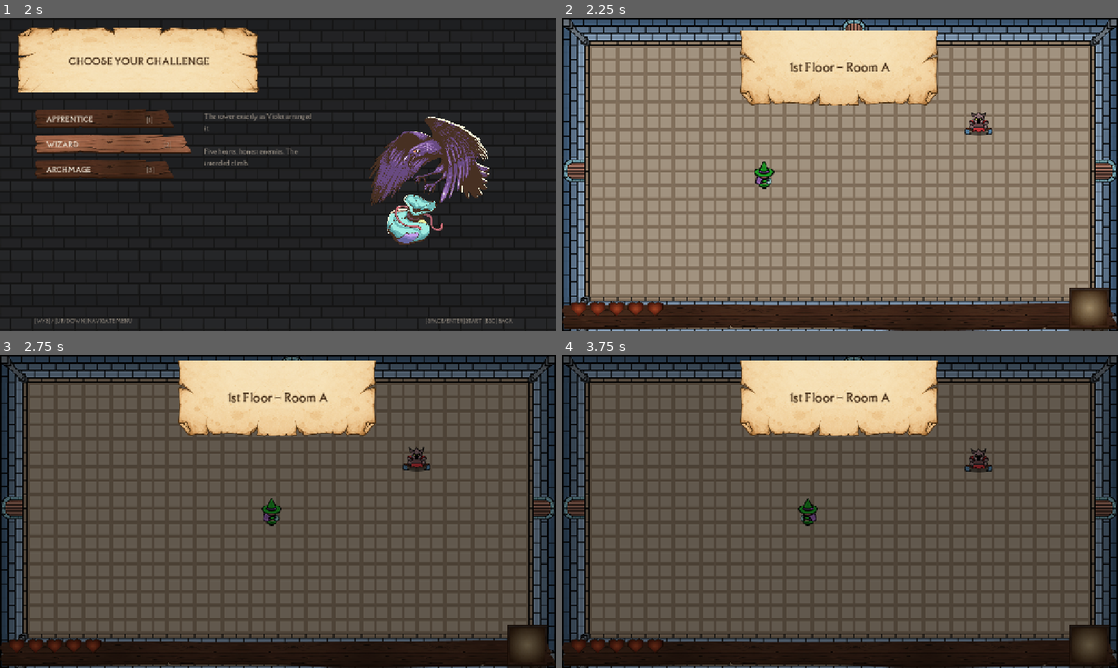
Above: before the commit, frames 1-4 (two rows, left to right).
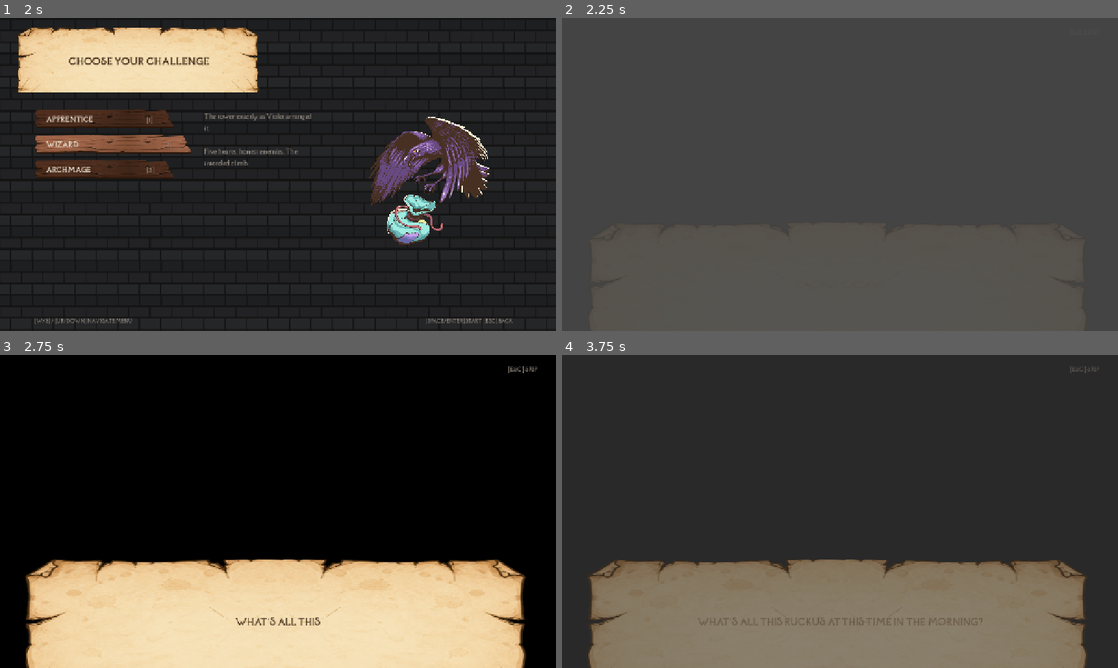
Above: after the commit, the same moments.

Repository: caiooliveira-tech/The-Bag-of-Holding
Game: Godot game, scene res://ui/menu/title_screen.tscn
Same seed, same stepped clock (60 frames per second), same inputs: the game is played once before the commit and once after it.
Inputs (mouse positions are in pixels of both pictures, inside the frame that each line leads up to):
- Up to frame 1 (2 s): tap Enter at 0.5 s; move the mouse to (400, 158) at 0.52 s; hold D (move_right) 0.53-1.25 s; hold Space (attack) 0.53-1.25 s; click (400, 158) at 0.67 s; drag from (166, 190) to (250, 237) at 1.27 s
- Up to frame 2 (2.25 s): tap Enter at 2 s; move the mouse to (895, 105) at 2.02 s; hold D (move_right) from 2.03 s (still down); tap E (special) at 2.1 s; click (895, 105) at 2.17 s
- Up to frame 3 (2.75 s): keep holding D (move_right)
- Up to frame 4 (3.75 s): release D (move_right) at 2.75 s; drag from (812, 574) to (578, 508) at 2.77 s; move the mouse to (1006, 558) at 3.52 s; hold A (move_left) from 3.53 s (still down); tap 2 at 3.6 s; click (1006, 558) at 3.67 s

Frame 1 is identical in both runs. In frame 2, 98% of the frame differs, in the area x 0-100%, y 0-100%; in frame 3, 96%; in frame 4, 96%.

Commit message:
Spec 023: implement cutscenes — data-driven player + 12-frame intro
- systems/cutscenes/: CutsceneFrameResource (text / art / layout / optional
  sfx) + CutsceneResource (frames + next_scene_path) + intro.tres with all 12
  storyboard frames. Adding the ending cutscene later is pure data.
- ui/cutscene/cutscene_player.gd|tscn + intro_cutscene.tscn: renders both
  storyboard layouts — DIALOGUE (art perched on a full-bleed bg.png banner,
  centered ink text) and READING (letter/Bag on one side, Euclidus's words in
  light text on the other, no banner). Typewriter reveal where a press
  completes the line and the next advances; ESC skips; cross-fade between
  beats. Built on Spec 022's MenuUI tokens, so it matches the front-end.
- Flow: New Game -> difficulty -> cutscene -> room_01, gated once per launch
  by GameState.intro_seen (session-only; no save system) so repeat testers and
  jam judges aren't forced to rewatch.
- Assets imported to assets/cutscenes/ (raven, letter, bag) from Design's
  delivery; img-main-menu.png couldn't be reused (crow and bag combined).

Layout tuned against the storyboard after a screenshot pass: the banner now
bleeds off the bottom edge (a centered 880px banner left margins the mockups
don't have) and the skip hint moved to the top-right, where the banner can't
swallow it.

Verified: smoke +4 data checks (12 frames, valid next scene, 10 art frames,
3 reading frames), 59/59 SMOKE PASS; layouts confirmed by scripted
screenshots; boot clean.

Docs synced: Spec 023 -> Implemented (with the two open questions resolved as
shipped), tracker, learning-journal.

Co-Authored-By: Claude Opus 4.8 <noreply@anthropic.com>

Diff:
--- a/autoloads/game_state.gd
+++ b/autoloads/game_state.gd
@@ -26,6 +26,11 @@
 	preload("res://systems/magic_items/magnetic_horseshoe.tres"),
 ]
 
+## Intro cutscene shown at least once this launch (Spec 023). Session-only —
+## no save system — so repeat testers and jam judges aren't forced to rewatch,
+## but a fresh launch always tells the story.
+var intro_seen: bool = false
+
 ## The run's draw pool (Spec 017): starts at Fire Orb, grows via door pickups.
 ## Empty = "no run active" — the Bag then falls back to its static .tres pool
 ## (dev scene runs and the smoke test's injected pools keep working).
--- /dev/null
+++ b/systems/cutscenes/cutscene_frame_resource.gd
@@ -0,0 +1,16 @@
+## One beat of a cutscene (Spec 023). Data only — the player scene renders it.
+## Authoring a new frame is an editor operation, never a code change.
+class_name CutsceneFrameResource
+extends Resource
+
+## DIALOGUE: art above, parchment banner below with centered ink text (speech).
+## READING_*: the prop fills one side, the written words sit on the other side
+## with no banner — the player reading over Shoelace's shoulder.
+enum Layout { DIALOGUE, READING_LEFT, READING_RIGHT }
+
+@export_multiline var text: String = ""
+## Optional: frames 1-2 of the intro show no art (the caw is off-screen).
+@export var art: Texture2D
+@export var layout: Layout = Layout.DIALOGUE
+## Optional AudioManager SFX key played when the frame opens.
+@export var sfx: StringName = &""
--- /dev/null
+++ b/systems/cutscenes/cutscene_resource.gd
@@ -0,0 +1,8 @@
+## A whole cutscene (Spec 023): an ordered list of frames plus where to go when
+## it ends (or is skipped). One .tres per cutscene, so adding the ending scene
+## later is pure data — no new code, same lesson as the magic-item framework.
+class_name CutsceneResource
+extends Resource
+
+@export var frames: Array[CutsceneFrameResource] = []
+@export_file("*.tscn") var next_scene_path: String = ""
--- /dev/null
+++ b/systems/cutscenes/intro.tres
@@ -0,0 +1,73 @@
+[gd_resource type="Resource" script_class="CutsceneResource" load_steps=18 format=3]
+
+[ext_resource type="Script" uid="uid://c3lxqjib5t4x6" path="res://systems/cutscenes/cutscene_frame_resource.gd" id="1"]
+[ext_resource type="Script" uid="uid://dksy8vb6aqdib" path="res://systems/cutscenes/cutscene_resource.gd" id="2"]
+[ext_resource type="Texture2D" uid="uid://xrl51yjumlfg" path="res://assets/cutscenes/raven.png" id="3"]
+[ext_resource type="Texture2D" uid="uid://c1ttmejkcsgmt" path="res://assets/cutscenes/letter.png" id="4"]
+[ext_resource type="Texture2D" uid="uid://b8xltt65g4lsk" path="res://assets/cutscenes/bag.png" id="5"]
+
+[sub_resource type="Resource" id="frame_01"]
+script = ExtResource("1")
+text = "CACAW!  CACAW!"
+
+[sub_resource type="Resource" id="frame_02"]
+script = ExtResource("1")
+text = "WHAT'S ALL THIS RUCKUS AT THIS TIME IN THE MORNING?"
+
+[sub_resource type="Resource" id="frame_03"]
+script = ExtResource("1")
+text = "CACAW!  CACAW!"
+art = ExtResource("3")
+
+[sub_resource type="Resource" id="frame_04"]
+script = ExtResource("1")
+text = "OH, IT'S MY MASTER'S RAVEN.\nWHAT IS IT ELIZA?\nDID YOU ESCAPE AGAIN?"
+art = ExtResource("3")
+
+[sub_resource type="Resource" id="frame_05"]
+script = ExtResource("1")
+text = "YOU HAVE A LETTER,\nAND... AN OLD BAG??"
+art = ExtResource("3")
+
+[sub_resource type="Resource" id="frame_06"]
+script = ExtResource("1")
+text = "MY DEAR SHOELACE.\n\nSHE HAS FOUND ME. AND LOCKED ME. IN MY OWN TOWER.\n\nI NEED HELP. I CAN'T DO MAGIC ANYMORE.\n\nPLEASE COME TO THE TOWER AND HELP ME."
+art = ExtResource("4")
+layout = 1
+
+[sub_resource type="Resource" id="frame_07"]
+script = ExtResource("1")
+text = "THIS IS MY BAG OF HOLDING.\n\nUSE IT.  WHATEVER YOU PUT IN IT WILL STAY THERE UNTIL YOU DIE. EVEN IF YOU TAKE IT OUT.\n\nUSE IT TO TURN MY MAGIC OBJECTS INTO WEAPONS. BUT BEWARE THEIR DANGER."
+art = ExtResource("5")
+layout = 2
+
+[sub_resource type="Resource" id="frame_08"]
+script = ExtResource("1")
+text = "AND BEWARE OF HER. SHE IS EVIL AND VERY, VERY ANGRY.\n\nTRUST NO ONE IN THE TOWER. MADNESS IS RUNNING FREE.\n\nTRY NOT TO DIE.\n\nYOUR MASTER,\nEUCLIDUS"
+art = ExtResource("5")
+layout = 2
+
+[sub_resource type="Resource" id="frame_09"]
+script = ExtResource("1")
+text = "MASTER EUCLIDUS IS TRAPPED?\nWHO IS SHE???"
+art = ExtResource("5")
+
+[sub_resource type="Resource" id="frame_10"]
+script = ExtResource("1")
+text = "WHAT DO I DO???"
+art = ExtResource("5")
+
+[sub_resource type="Resource" id="frame_11"]
+script = ExtResource("1")
+text = "CACAW!  CACAW!"
+art = ExtResource("3")
+
+[sub_resource type="Resource" id="frame_12"]
+script = ExtResource("1")
+text = "YOU'RE RIGHT, ELIZA. I HAVE NO CHOICE.\nI'LL TAKE THE BAG TO THE TOWER AND\nHOPE FOR THE BEST."
+art = ExtResource("3")
+
+[resource]
+script = ExtResource("2")
+frames = Array[ExtResource("1")]([SubResource("frame_01"), SubResource("frame_02"), SubResource("frame_03"), SubResource("frame_04"), SubResource("frame_05"), SubResource("frame_06"), SubResource("frame_07"), SubResource("frame_08"), SubResource("frame_09"), SubResource("frame_10"), SubResource("frame_11"), SubResource("frame_12")])
+next_scene_path = "res://rooms/room_01.tscn"
--- a/tests/smoke_test.gd
+++ b/tests/smoke_test.gd
@@ -437,6 +437,25 @@
 	magnet_point.queue_free()
 	await get_tree().process_frame
 
+	# ---- Section 15: intro cutscene data (Spec 023) ----
+	var intro: CutsceneResource = load("res://systems/cutscenes/intro.tres")
+	_check(intro != null and intro.frames.size() == 12, "intro cutscene has 12 frames")
+	_check(intro != null and ResourceLoader.exists(intro.next_scene_path),
+			"cutscene next_scene_path points at a real scene")
+	var art_frames := 0
+	var reading_frames := 0
+	for frame in intro.frames:
+		if frame.text.is_empty():
+			_failures += 1
+			printerr("  FAIL - cutscene frame with empty text")
+			break
+		if frame.art != null:
+			art_frames += 1
+		if frame.layout != CutsceneFrameResource.Layout.DIALOGUE:
+			reading_frames += 1
+	_check(art_frames == 10, "10 frames carry art (first two are off-screen caws)")
+	_check(reading_frames == 3, "3 reading-layout frames (the letter and the Bag)")
+
 	if _failures == 0:
 		print("SMOKE PASS: fire orb + ursula core loops OK")
 	else:
--- /dev/null
+++ b/ui/cutscene/cutscene_player.gd
@@ -0,0 +1,168 @@
+## Cutscene player (Spec 023). Renders a CutsceneResource frame by frame:
+## typewriter text, press to complete, press again to advance, ESC to skip.
+## Presentation only — a standalone scene, so no gameplay is running behind it.
+extends Control
+
+## Assigned in the .tscn; swap it (or duplicate the scene) for another cutscene.
+@export var cutscene: CutsceneResource
+
+const REVEAL_CHARS_PER_SEC: float = 42.0
+const FADE_SECONDS: float = 0.25
+
+var _index: int = -1
+var _revealing: bool = false
+var _leaving: bool = false
+var _reveal_tween: Tween
+
+var _art: TextureRect
+var _banner: TextureRect
+var _text: Label
+var _skip_hint: Label
+
+
+func _ready() -> void:
+	_build()
+	if cutscene == null or cutscene.frames.is_empty():
+		_leave()
+		return
+	_advance()
+
+
+func _build() -> void:
+	var backdrop := ColorRect.new()
+	backdrop.color = Color.BLACK
+	backdrop.set_anchors_preset(Control.PRESET_FULL_RECT)
+	backdrop.mouse_filter = Control.MOUSE_FILTER_IGNORE
+	add_child(backdrop)
+
+	_art = TextureRect.new()
+	_art.expand_mode = TextureRect.EXPAND_IGNORE_SIZE
+	_art.stretch_mode = TextureRect.STRETCH_KEEP_ASPECT_CENTERED
+	_art.mouse_filter = Control.MOUSE_FILTER_IGNORE
+	add_child(_art)
+
+	_banner = TextureRect.new()
+	_banner.texture = MenuUI.BANNER
+	_banner.expand_mode = TextureRect.EXPAND_IGNORE_SIZE
+	_banner.stretch_mode = TextureRect.STRETCH_SCALE
+	_banner.mouse_filter = Control.MOUSE_FILTER_IGNORE
+	add_child(_banner)
+
+	_text = MenuUI.label("", MenuUI.FONT_SEMI, 22, MenuUI.INK)
+	_text.autowrap_mode = TextServer.AUTOWRAP_WORD_SMART
+	add_child(_text)
+
+	# Top-right, over the black backdrop: the banner would swallow it at the
+	# bottom, and light ink on parchment reads poorly.
+	_skip_hint = MenuUI.label("[ESC] SKIP", MenuUI.FONT_REG, 14, MenuUI.LIGHT_MUTED)
+	_skip_hint.position = Vector2(MenuUI.SCREEN.x - 110.0, 22.0)
+	add_child(_skip_hint)
+
+
+## Lay out the frame for its mode, then start the typewriter.
+func _show_frame(frame: CutsceneFrameResource) -> void:
+	_art.visible = frame.art != null
+	_art.texture = frame.art
+	var dialogue := frame.layout == CutsceneFrameResource.Layout.DIALOGUE
+	_banner.visible = dialogue
+
+	if dialogue:
+		# Banner bleeds off the bottom edge and the art perches on it, so the
+		# speaker and their words read as one unit (Design's storyboard).
+		var banner_size := Vector2(1160, 320)
+		_banner.position = Vector2((MenuUI.SCREEN.x - banner_size.x) * 0.5,
+				MenuUI.SCREEN.y - banner_size.y + 70.0)
+		_banner.size = banner_size
+		_art.size = Vector2(620, 450)
+		_art.position = Vector2((MenuUI.SCREEN.x - _art.size.x) * 0.5,
+				_banner.position.y - _art.size.y + 30.0)
+		_text.horizontal_alignment = HORIZONTAL_ALIGNMENT_CENTER
+		_text.vertical_alignment = VERTICAL_ALIGNMENT_CENTER
+		_text.add_theme_color_override("font_color", MenuUI.INK)
+		_text.position = _banner.position + Vector2(110.0, 80.0)
+		_text.size = Vector2(banner_size.x - 220.0, 130.0)
+	else:
+		# Reading: prop on one side, Euclidus's words in light text on the other.
+		var art_left := frame.layout == CutsceneFrameResource.Layout.READING_LEFT
+		var half := MenuUI.SCREEN.x * 0.5
+		_art.size = Vector2(560, 560)
+		_art.position = Vector2(40.0 if art_left else half + 60.0, 80.0)
+		_text.horizontal_alignment = HORIZONTAL_ALIGNMENT_LEFT
+		_text.vertical_alignment = VERTICAL_ALIGNMENT_CENTER
+		_text.add_theme_color_override("font_color", MenuUI.LIGHT)
+		_text.position = Vector2(half + 60.0 if art_left else 80.0, 120.0)
+		_text.size = Vector2(520, 480)
+
+	if frame.sfx != &"":
+		AudioManager.play_sfx(frame.sfx)
+	_reveal(frame.text)
+
+
+## Typewriter: reveal by character count so a press can complete it instantly.
+func _reveal(text: String) -> void:
+	_text.text = text
+	_text.visible_characters = 0
+	_revealing = true
+	if _reveal_tween != null and _reveal_tween.is_valid():
+		_reveal_tween.kill()
+	var duration := float(text.length()) / REVEAL_CHARS_PER_SEC
+	_reveal_tween = create_tween()
+	_reveal_tween.tween_property(_text, "visible_characters", text.length(), duration)
+	_reveal_tween.tween_callback(func() -> void: _revealing = false)
+
+
+func _complete_reveal() -> void:
+	if _reveal_tween != null and _reveal_tween.is_valid():
+		_reveal_tween.kill()
+	_text.visible_characters = -1
+	_revealing = false
+
+
+func _advance() -> void:
+	_index += 1
+	if _index >= cutscene.frames.size():
+		_leave()
+		return
+	var frame := cutscene.frames[_index]
+	# Cross-fade between beats so art swaps read as a cut, not a pop.
+	if _index == 0:
+		_show_frame(frame)
+		modulate.a = 0.0
+		create_tween().tween_property(self, "modulate:a", 1.0, FADE_SECONDS * 2.0)
+		return
+	var tween := create_tween()
+	tween.tween_property(self, "modulate:a", 0.0, FADE_SECONDS)
+	tween.tween_callback(_show_frame.bind(frame))
+	tween.tween_property(self, "modulate:a", 1.0, FADE_SECONDS)
+
+
+func _leave() -> void:
+	if _leaving:
+		return
+	_leaving = true
+	# The intro has been watched (or skipped) — don't replay it this session.
+	GameState.intro_seen = true
+	var target := cutscene.next_scene_path if cutscene != null else ""
+	if target.is_empty():
+		return
+	get_tree().change_scene_to_file.bind(target).call_deferred()
+
+
+func _unhandled_input(event: InputEvent) -> void:
+	if _leaving:
+		return
+	if event.is_action_pressed(&"ui_cancel"):
+		AudioManager.play_sfx(&"button_clicked")
+		_leave()
+		return
+	var pressed_key: bool = event is InputEventKey and event.pressed and not event.echo
+	var pressed_pad: bool = event is InputEventJoypadButton and event.pressed
+	var pressed_click: bool = event is InputEventMouseButton and event.pressed
+	if not (pressed_key or pressed_pad or pressed_click):
+		return
+	# First press completes the line, the next one advances — never punishes
+	# an eager reader by skipping a beat they haven't seen yet.
+	if _revealing:
+		_complete_reveal()
+	else:
+		_advance()
--- /dev/null
+++ b/ui/cutscene/intro_cutscene.tscn
@@ -0,0 +1,12 @@
+[gd_scene load_steps=3 format=3]
+
+[ext_resource type="Script" uid="uid://bq88prjoygooy" path="res://ui/cutscene/cutscene_player.gd" id="1"]
+[ext_resource type="Resource" path="res://systems/cutscenes/intro.tres" id="2"]
+
+[node name="IntroCutscene" type="Control"]
+layout_mode = 3
+anchors_preset = 15
+anchor_right = 1.0
+anchor_bottom = 1.0
+script = ExtResource("1")
+cutscene = ExtResource("2")
--- a/ui/menu/difficulty_select.gd
+++ b/ui/menu/difficulty_select.gd
@@ -6,6 +6,7 @@
 extends Control
 
 const ROOM_01 := "res://rooms/room_01.tscn"
+const INTRO_CUTSCENE := "res://ui/cutscene/intro_cutscene.tscn"
 const MAIN_MENU := "res://ui/menu/main_menu.tscn"
 
 # Flavor text: placeholder in the intro's tone of voice — Design to bless
@@ -119,4 +120,6 @@
 	AudioManager.play_sfx(&"button_clicked")
 	GameState.difficulty = ITEMS[index]["resource"]
 	GameState.reset_run()
-	get_tree().change_scene_to_file(ROOM_01)
+	# The story beat is the last thing before play (Spec 023); once per launch,
+	# so replaying a run drops you straight into the tower.
+	get_tree().change_scene_to_file(ROOM_01 if GameState.intro_seen else INTRO_CUTSCENE)
Binary file added: assets/cutscenes/bag.png
Not shown, added: assets/cutscenes/bag.png.import
Binary file added: assets/cutscenes/letter.png
Not shown, added: assets/cutscenes/letter.png.import
Binary file added: assets/cutscenes/raven.png
Not shown, added: assets/cutscenes/raven.png.import
Not shown, added: systems/cutscenes/cutscene_frame_resource.gd.uid
Not shown, added: systems/cutscenes/cutscene_resource.gd.uid
Not shown, added: ui/cutscene/cutscene_player.gd.uid
Not shown, changed: docs/context/learning-journal.md
Not shown, changed: docs/context/progress-tracker.md
Not shown, changed: docs/specs/023-cutscenes.md
